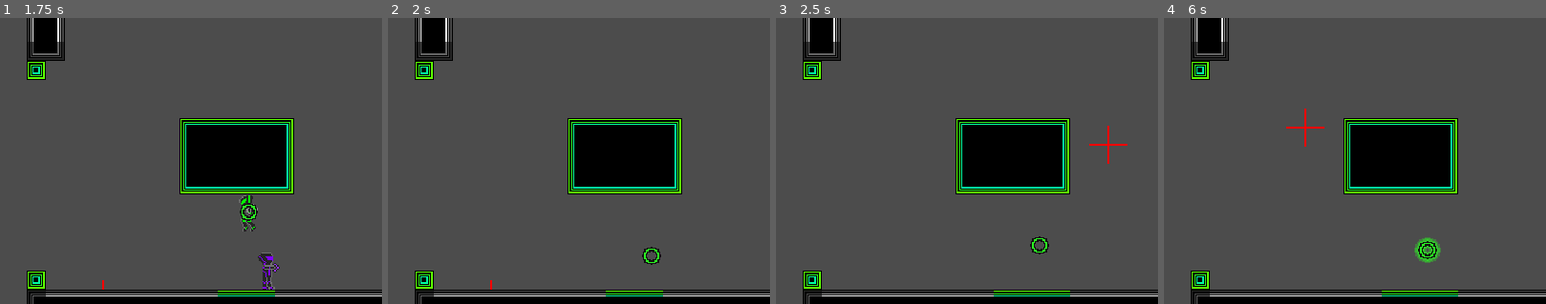
Above: before the commit, frames 1-4 (left to right).
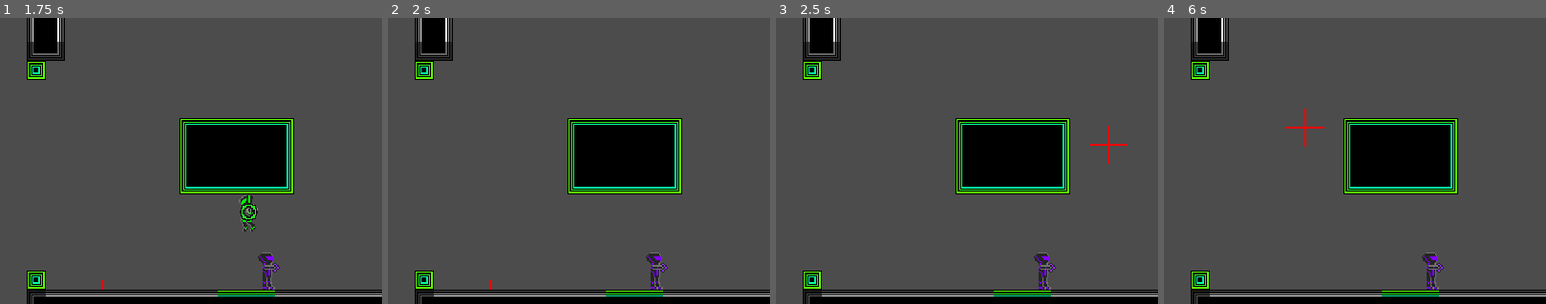
Above: after the commit, the same moments.

Repository: emmawithanE/Frisbee
Game: Godot game, scene res://scenes/World.tscn
Two runs of this game, one before a commit and one after it. Both use one fixed random seed, a clock stepped at 60 frames per second and the inputs below.
Inputs (mouse positions are % of the whole screen's width and height, from its top left):
- Up to frame 1 (1.75 s): move the mouse to (72, 45) at 0.52 s; hold Right (ui_right) 0.53-1.28 s; tap R (dash) at 0.6, 1.55 s; tap Space (jump) at 0.77, 1.52 s; move the mouse to (30, 55) at 1.27 s; hold Down (ui_down) from 1.28 s (still down); click (30, 55) at 1.35 s
- Up to frame 2 (2 s): keep holding Down (ui_down)
- Up to frame 3 (2.5 s): move the mouse to (60, 28) at 2.02 s; release Down (ui_down) at 2.03 s; hold Right (ui_right) from 2.03 s (still down); tap R (dash) at 2.1 s
- Up to frame 4 (6 s): move the mouse to (45, 70) at 2.77 s; release Right (ui_right) at 2.78 s; hold Up (ui_up) 2.78-3.53 s; tap R (dash) at 2.85, 3.8, 4.35, 5.1 s; tap Space (jump) at 3.02, 3.77, 4.52 s; move the mouse to (80, 65) at 3.52 s; hold Left (ui_left) 3.53-5.03 s; click (80, 65) at 3.6 s; tap Enter at 4.25 s; move the mouse to (20, 35) at 4.27 s; move the mouse to (55, 50) at 5.02 s; hold Down (ui_down) 5.03-5.78 s; move the mouse to (35, 25) at 5.77 s; hold Right (ui_right) from 5.78 s (still down); click (35, 25) at 5.85 s
The pictures show only the part of the screen within x 16-66%, y 6-56%; the shares and areas given below are measured in that part.

Frame 1 is identical in both runs. In frame 2, 0.5% of the frame differs, in the area x 66-74%, y 80-95%; in frame 3, 0.6%; in frame 4, 0.8%, in the area x 65-77%, y 76-98%.

Commit message:
kill ball on impact

Diff:
--- a/scenes/Player.gd
+++ b/scenes/Player.gd
@@ -289,3 +289,4 @@
 		ball.update_sprite()
 	else:
 		die()
+		ball.die()
--- a/scenes/Shot.gd
+++ b/scenes/Shot.gd
@@ -11,7 +11,6 @@
 	# print("Bullet ready function.")
 	vel = Vector2(MIN_SPEED ,0).rotated(rotation)
 	Signals.emit_signal("speed_changed", get_instance_id(), MIN_SPEED)
-	pass
 
 # Called every frame. 'delta' is the elapsed time since the previous frame.
 func _physics_process(delta):
@@ -41,7 +40,6 @@
 	var new_col = Vector2(colour, int(vel.length() > MAX_SPEED * 0.9))
 	print(str(new_col))
 	$Sprite.set_frame_coords(new_col)
-	look_at(global_position + vel)
 
 func die():
 	queue_free()
